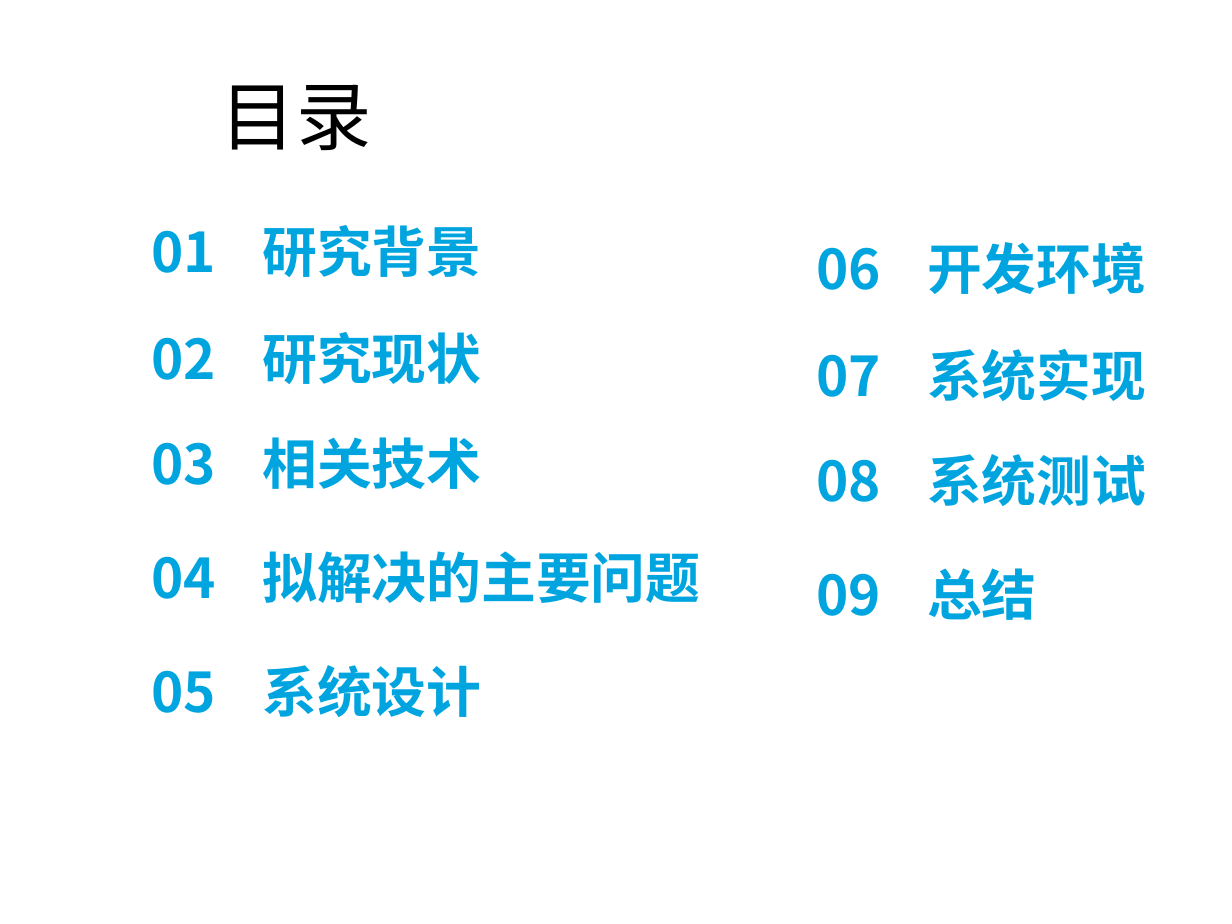
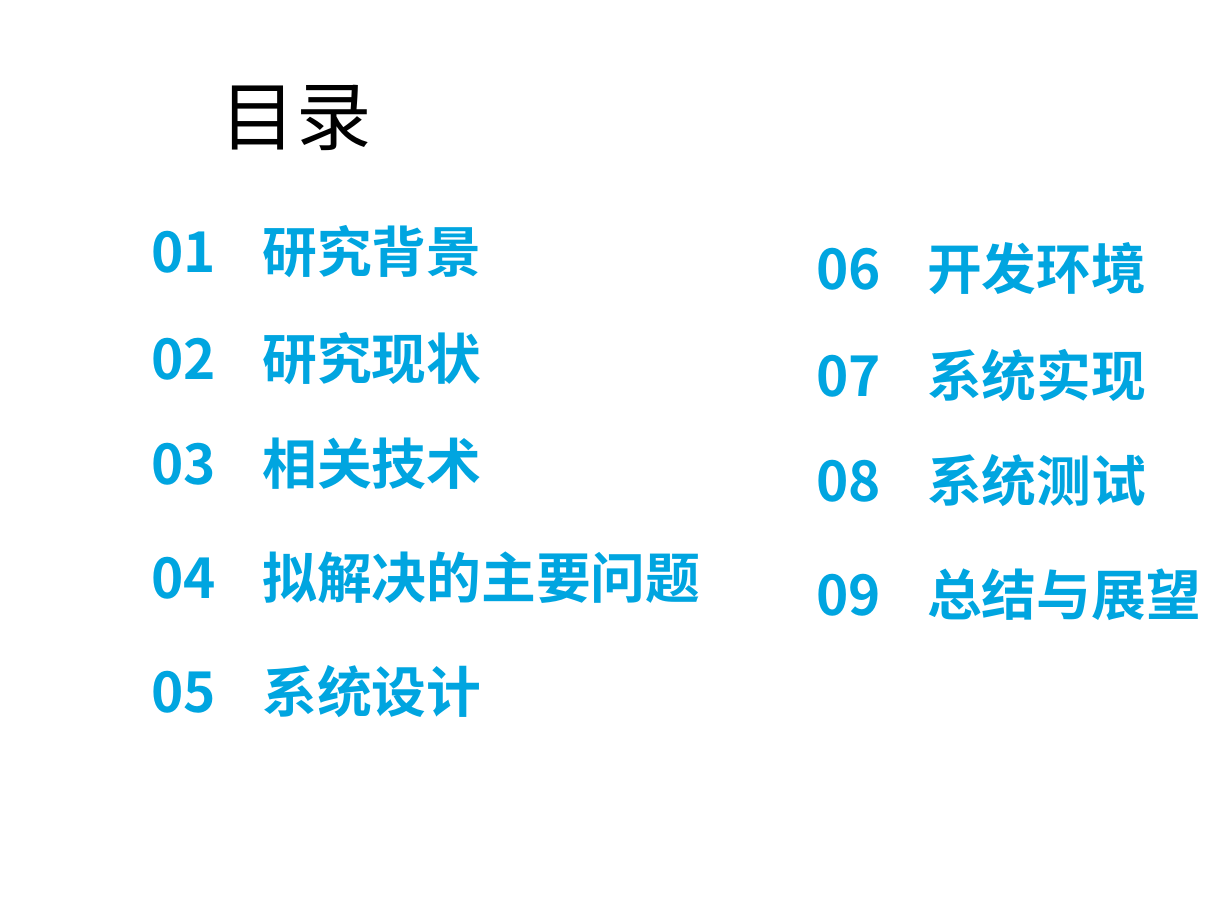
Before and after one commit to sanwan0104/maui_yolo_v1, a slide deck: slide 2 of 汇报.ppt. Drawn at 1232x924 pixels with LibreOffice and Linux fonts; fonts in the diff are those of the drawing; background and template pictures are left out. Boxes give left, top, right and bottom in pixels: in the first picture for what was removed or moved away, otherwise in the second. Text is boxed around its words. In the diff, an @@ line names an element or a change of style, - is before the commit and + after.

```diff
--- a/汇报.ppt
+++ b/汇报.ppt
@@ text at (816,568,1201,620): text changed @@
-09 总结
+09 总结与展望
```
Also in this commit, not shown: 11 slides added, 1 slide removed, 19 other files.
